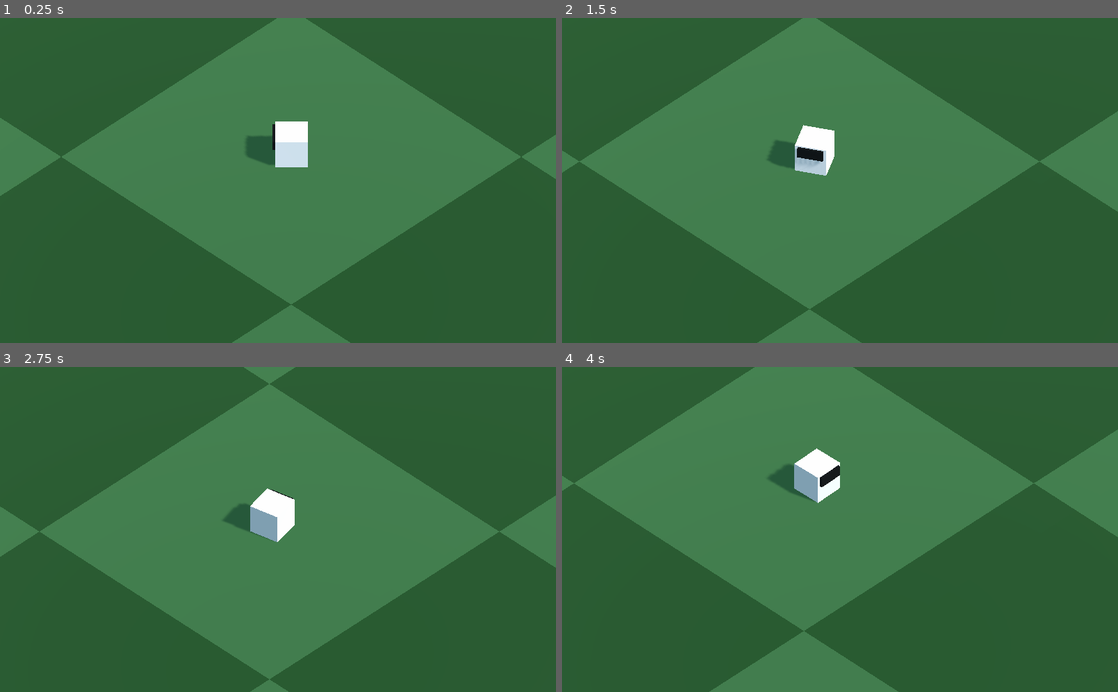
Above: before the commit, frames 1-4 (two rows, left to right).
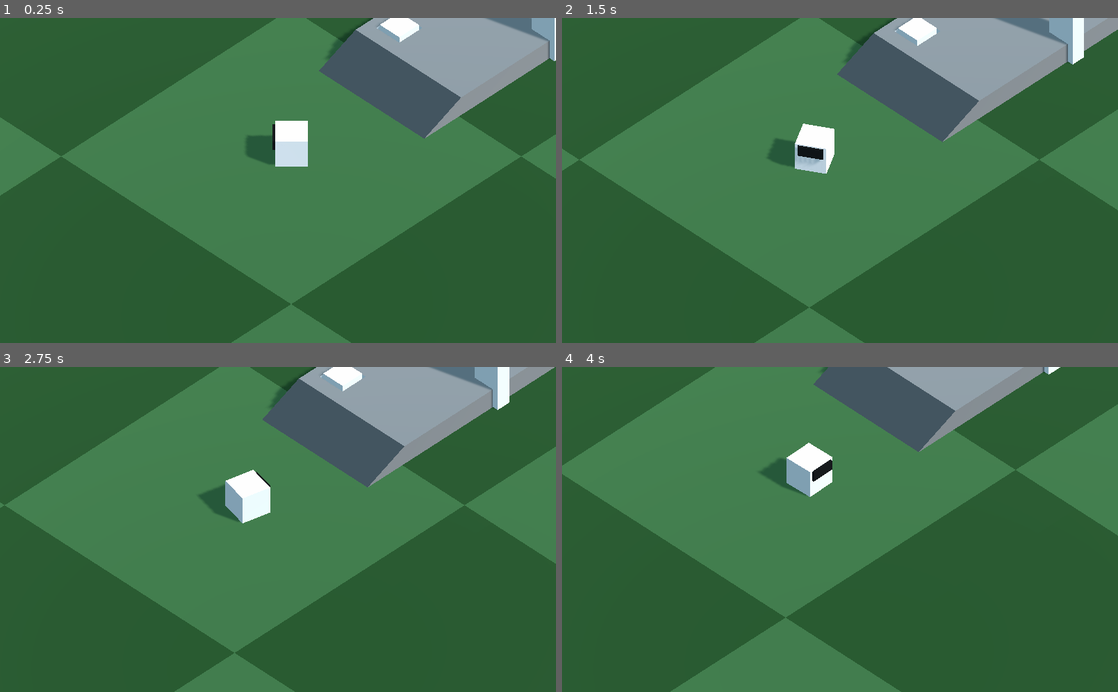
Above: after the commit, the same moments.

Repository: pixelsyntax/coolfriends-pingpong
Game: Godot game, scene res://Scenes/Initial Testscene.tscn
The game is run twice, just before and just after one commit, with the same random seed, the same clock (stepped at 60 frames per second) and the same inputs.
Inputs (mouse positions are in pixels of both pictures, inside the frame that each line leads up to):
- Up to frame 1 (0.25 s): no input
- Up to frame 2 (1.5 s): move the mouse to (962, 164) at 0.52 s; hold Right (ui_right) 0.53-1.28 s; click (962, 164) at 0.67 s; move the mouse to (728, 196) at 1.27 s; hold Down (ui_down) from 1.28 s (still down); click (728, 196) at 1.42 s
- Up to frame 3 (2.75 s): move the mouse to (333, 458) at 2.02 s; release Down (ui_down) at 2.03 s; hold Right (ui_right) from 2.03 s (still down); click (333, 458) at 2.17 s
- Up to frame 4 (4 s): move the mouse to (812, 594) at 2.77 s; release Right (ui_right) at 2.78 s; hold Up (ui_up) 2.78-3.53 s; click (812, 594) at 2.92 s; move the mouse to (1006, 578) at 3.52 s; hold Left (ui_left) from 3.53 s (still down); click (1006, 578) at 3.67 s

The runs differ from the first frame. In frame 1, 10% of the frame differs, in the area x 0-100%, y 0-100%; in frame 2, 12%; in frame 3, 29%; in frame 4, 16%.

Commit message:
Testing godot signals to create a puzzle

Diff:
--- /dev/null
+++ b/coolfriends-godot/Materials/Mat_Platform.tres
@@ -0,0 +1,4 @@
+[gd_resource type="SpatialMaterial" format=2]
+
+[resource]
+albedo_color = Color( 0.529412, 0.529412, 0.529412, 1 )
--- /dev/null
+++ b/coolfriends-godot/Scenes/Button.gd
@@ -0,0 +1,24 @@
+extends CSGBox
+
+# Declare member variables here. Examples:
+# var a = 2
+# var b = "text"
+
+#declare some custom button signals
+signal button_activated
+signal button_deactivated
+
+# Called when the node enters the scene tree for the first time.
+func _ready():
+	$ActivationArea.connect( "body_entered", self, "on_body_entered" )
+	$ActivationArea.connect( "body_exited", self, "on_body_exited" )
+
+# Called every frame. 'delta' is the elapsed time since the previous frame.
+#func _process(delta):
+#	pass
+
+func on_body_entered( body ):
+	emit_signal( "button_activated" )
+
+func on_body_exited( body ):
+	emit_signal( "button_deactivated" )
--- /dev/null
+++ b/coolfriends-godot/Scenes/Doorway.gd
@@ -0,0 +1,32 @@
+extends CSGBox
+
+# Declare member variables here. Examples:
+# var a = 2
+# var b = "text"
+
+onready var hole = $Hole
+
+# Called when the node enters the scene tree for the first time.
+func _ready():
+	closeDoor()
+
+func openDoor():
+	hole.visible = true
+
+func closeDoor():
+	hole.visible = false
+
+func isOpen():
+	return hole.visible
+
+# Called every frame. 'delta' is the elapsed time since the previous frame.
+#func _process(delta):
+#	pass
+
+
+func _on_Button_button_activated():
+	openDoor()
+
+
+func _on_Button_button_deactivated():
+	closeDoor()
--- /dev/null
+++ b/coolfriends-godot/Scenes/Impossible to collect coin.gd
@@ -0,0 +1,13 @@
+extends CSGCylinder
+
+# Declare member variables here. Examples:
+# var a = 2
+# var b = "text"
+
+# Called when the node enters the scene tree for the first time.
+func _ready():
+	pass # Replace with function body.
+
+# Called every frame. 'delta' is the elapsed time since the previous frame.
+func _process(delta):
+	rotate_y( delta * PI )
--- a/coolfriends-godot/Scenes/Initial Testscene.tscn
+++ b/coolfriends-godot/Scenes/Initial Testscene.tscn
@@ -1,8 +1,12 @@
-[gd_scene load_steps=9 format=2]
+[gd_scene load_steps=15 format=2]
 
 [ext_resource path="res://Scenes/Player KinematicBody.tscn" type="PackedScene" id=1]
 [ext_resource path="res://Scenes/Player KinematicBody.gd" type="Script" id=2]
 [ext_resource path="res://Scenes/Camera.gd" type="Script" id=3]
+[ext_resource path="res://Scenes/Button.gd" type="Script" id=4]
+[ext_resource path="res://Materials/Mat_Platform.tres" type="Material" id=5]
+[ext_resource path="res://Scenes/Doorway.gd" type="Script" id=6]
+[ext_resource path="res://Scenes/Impossible to collect coin.gd" type="Script" id=7]
 
 [sub_resource type="SpatialMaterial" id=1]
 albedo_color = Color( 0.231373, 0.419608, 0.227451, 1 )
@@ -19,12 +23,20 @@
 size = Vector2( 20, 20 )
 
 [sub_resource type="BoxShape" id=5]
-extents = Vector3( 10, 1, 10 )
+extents = Vector3( 50, 1, 50 )
+
+[sub_resource type="BoxShape" id=6]
+extents = Vector3( 0.7, 3, 0.7 )
+
+[sub_resource type="SpatialMaterial" id=7]
+albedo_color = Color( 0.992157, 1, 0.0745098, 1 )
+metallic = 0.58
+metallic_specular = 0.11
 
 [node name="Initial Testscene" type="Spatial"]
 
 [node name="Player KinematicBody" parent="." instance=ExtResource( 1 )]
-transform = Transform( 1, 0, 0, 0, 1, 0, 0, 0, 1, 0, 1, 0 )
+transform = Transform( 1, 0, 0, 0, 1, 0, 0, 0, 1, 0, 1.13428, 0 )
 script = ExtResource( 2 )
 
 [node name="Ground" type="StaticBody" parent="."]
@@ -107,3 +119,53 @@
 size = 20.0
 script = ExtResource( 3 )
 cameraTargePath = NodePath("../Player KinematicBody")
+
+[node name="Button" type="CSGBox" parent="."]
+editor/display_folded = true
+transform = Transform( 0.846345, 0, 0, 0, 0.221766, 0, 0, 0, 0.846344, 12.2158, 1.43822, -2.81552 )
+use_collision = true
+script = ExtResource( 4 )
+
+[node name="ActivationArea" type="Area" parent="Button"]
+
+[node name="CollisionShape" type="CollisionShape" parent="Button/ActivationArea"]
+transform = Transform( 1, 0, 0, 0, 1, 0, 0, 0, 1, 0, 3.4786, 0 )
+shape = SubResource( 6 )
+
+[node name="Platform" type="CSGBox" parent="."]
+editor/display_folded = true
+transform = Transform( 7.41524, 0, 0, 0, 1, 0, 0, 0, 4.58711, 17.6018, 0.410998, 0 )
+use_collision = true
+material = ExtResource( 5 )
+
+[node name="PlatformRamp" type="CSGBox" parent="Platform"]
+transform = Transform( 0.215584, -0.215584, 0, 0.707107, 0.707107, 0, 0, 0, 1, -1.00065, -0.410998, 0 )
+material = ExtResource( 5 )
+
+[node name="ButtonHole" type="CSGBox" parent="Platform"]
+transform = Transform( 0.134857, 0, 0, 0, 1, 0, 0, 0, 0.218002, -0.726336, 1.35241, -0.613789 )
+operation = 2
+
+[node name="Doorway" type="CSGBox" parent="."]
+editor/display_folded = true
+transform = Transform( 1, 0, 0, 0, 1, 0, 0, 0, 1, 18.387, 4.95299, 0 )
+use_collision = true
+width = 1.0
+height = 10.0
+depth = 10.0
+script = ExtResource( 6 )
+
+[node name="Hole" type="CSGBox" parent="Doorway"]
+visible = false
+operation = 2
+height = 8.0
+depth = 6.0
+
+[node name="Impossible to collect coin" type="CSGCylinder" parent="."]
+transform = Transform( -4.37114e-08, 1, 0, -1, -4.37114e-08, 0, 0, 0, 1, 19.9839, 2.67919, 0 )
+height = 0.5
+sides = 16
+material = SubResource( 7 )
+script = ExtResource( 7 )
+[connection signal="button_activated" from="Button" to="Doorway" method="_on_Button_button_activated"]
+[connection signal="button_deactivated" from="Button" to="Doorway" method="_on_Button_button_deactivated"]
--- a/coolfriends-godot/Scenes/Player KinematicBody.gd
+++ b/coolfriends-godot/Scenes/Player KinematicBody.gd
@@ -11,18 +11,6 @@
 func _process(delta):
 	var transform = get_global_transform()
 
-	# keyboard controls:
-#	if !mouseMove:
-#		var forward = transform.basis.z;
-#		if Input.is_action_pressed("ui_right"):
-#			rotate_y(deg2rad(speedRot) * -delta)
-#		if Input.is_action_pressed("ui_left"):
-#			rotate_y(deg2rad(speedRot) * delta)
-#		if Input.is_action_pressed("ui_up"):
-#			move_and_collide(forward * delta * speedMove, true)
-#		if Input.is_action_pressed("ui_down"):
-#			move_and_collide(forward * delta * -speedMove, true)
-
 	# mouse controls:
 	var floorPlane = Plane(0, 1, 0, transform.origin.y)
 	var mousePos = get_viewport().get_mouse_position()
@@ -31,10 +19,10 @@
 	var targetTransform = transform.looking_at(translation - (mousePos3D - translation), Vector3.UP)
 	targetTransform = transform.interpolate_with(targetTransform, 0.1) # TODO make it more frame-independet
 	rotation = targetTransform.basis.get_euler()
-	if mouseMove:
-		var forward = transform.basis.z; # should be targetTransform?
-		move_and_collide(forward * delta * speedMove, true)
 
+	var forward = transform.basis.z * speedMove if mouseMove else Vector3.ZERO
+	var gravity = Vector3.DOWN * 5
+	move_and_slide( forward + gravity, Vector3.UP, false, 4, PI/2 )
 
 func _input(event):
 	if event is InputEventMouseButton:
--- a/coolfriends-godot/Scenes/Player KinematicBody.tscn
+++ b/coolfriends-godot/Scenes/Player KinematicBody.tscn
@@ -1,6 +1,6 @@
 [gd_scene load_steps=6 format=2]
 
-[sub_resource type="CylinderShape" id=1]
+[sub_resource type="CapsuleShape" id=1]
 
 [sub_resource type="SpatialMaterial" id=2]
 
